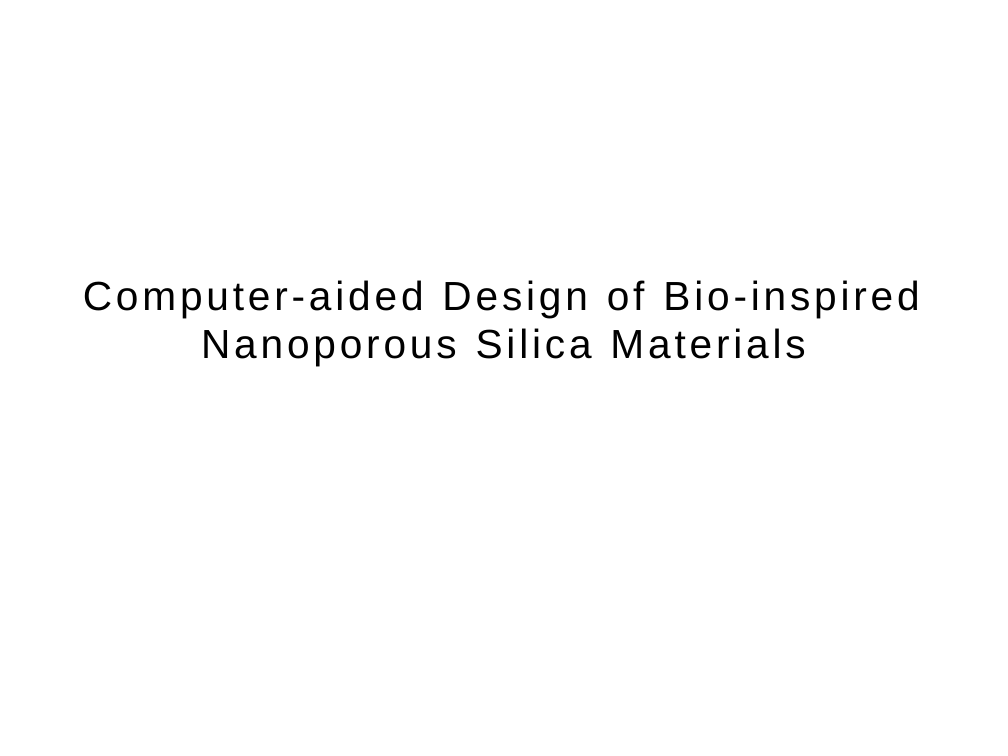
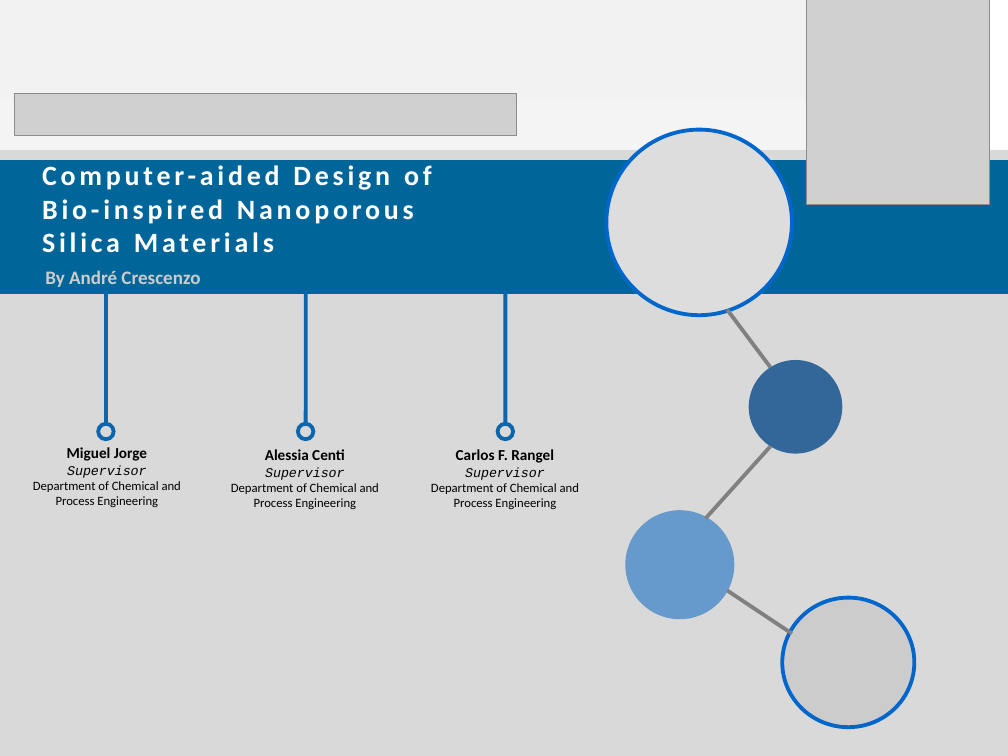
Before and after one commit to acnz/summer-prj, a slide deck: slide 1 of Slides.odp. Drawn at 1008x756 pixels with LibreOffice and Linux fonts; fonts in the diff are those of the drawing; grey boxes stand for pictures; background and template pictures are left out. Boxes give left, top, right and bottom in pixels: in the first picture for what was removed or moved away, otherwise in the second. Text is boxed around its words. In the diff, an @@ line names an element or a change of style, - is before the commit and + after.

```diff
--- a/Slides.odp
+++ b/Slides.odp
@@ freeform shape added at (0, 0, 916, 686), fill gradient #D9D9D9 to #F2F2F2 @@
@@ freeform shape added at (0, 0, 915, 686), fill gradient #F2F2F2 to #FFFFFF @@
@@ picture added at (807, 0, 990, 205) @@
@@ picture added at (15, 93, 517, 135) @@
@@ ellipse added at (606, 130, 792, 316), fill #DDDDDD, outline #0066CC 3 pt @@
@@ freeform shape added at (0, 150, 1008, 756), fill #D9D9D9 @@
@@ freeform shape added at (0, 160, 1008, 295), fill #006699 @@
@@ text "Computer-aided Design of" at (42, 165, 432, 253): vertical alignment middle to top @@
@@ text at (42, 165, 432, 253): text changed; size 32 to 22 pt; font Arial to Calibri; text colour #000000 to #FFFFFF; bold on @@
-Computer-aided Design of Bio-inspired Nanoporous Silica Materials
+Computer-aided Design of
+Bio-inspired Nanoporous
+Silica Materials
@@ text added at (45, 270, 200, 287), 15 pt, text #CCCCCC, bold @@
+By André Crescenzo
@@ line added from (106, 424) to (106, 290), #0D65AC 3 pt @@
@@ line added from (306, 424) to (306, 290), #0D65AC 3 pt @@
@@ line added from (506, 424) to (506, 290), #0D65AC 3 pt @@
@@ line added from (771, 368) to (727, 310), #808080 3 pt @@
@@ freeform shape added at (1, 385, 916, 686), fill #F2F2F2 at 49% opacity @@
@@ freeform shape added at (749, 360, 842, 454), fill #336699 @@
@@ freeform shape added at (768, 379, 817, 409), fill #336699 @@
@@ freeform shape added at (777, 404, 826, 434), fill #336699 @@
@@ free added at (15, 439, 199, 513), 10 pt, text #000000 @@
+Miguel Jorge
+Supervisor
+Department of Chemical and Process Engineering
@@ freeform shape added at (98, 424, 113, 439), outline #0D65AC 3 pt @@
@@ free added at (212, 441, 397, 515), 10 pt, text #000000 @@
+Alessia Centi
+Supervisor
+Department of Chemical and Process Engineering
@@ freeform shape added at (298, 424, 314, 439), outline #0D65AC 3 pt @@
@@ free added at (413, 441, 597, 515), 10 pt, text #000000 @@
+Carlos F. Rangel
+Supervisor
+Department of Chemical and Process Engineering
@@ freeform shape added at (498, 424, 513, 439), outline #0D65AC 3 pt @@
@@ line added from (706, 519) to (771, 446), #808080 3 pt @@
@@ freeform shape added at (626, 510, 735, 619), fill #6699CC @@
@@ freeform shape added at (655, 541, 704, 587), fill #6699CC @@
@@ line added from (792, 634) to (727, 591), #808080 3 pt @@
@@ freeform shape added at (783, 598, 915, 728), fill #CCCCCC, outline #0066CC 3 pt @@
```
Also in this commit, not shown: 9 other slides changed, 1 slide removed.
